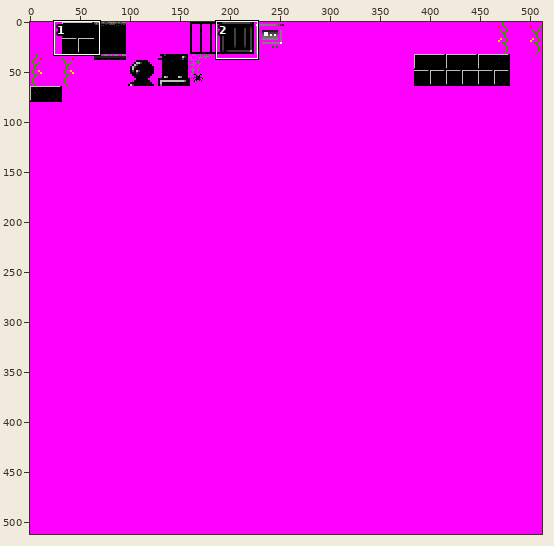
Sprite sheet: media/image/tiles_bloom.png. The picture above shows the old version from afar; the outline marks the close-up.
Close-up. As it was:
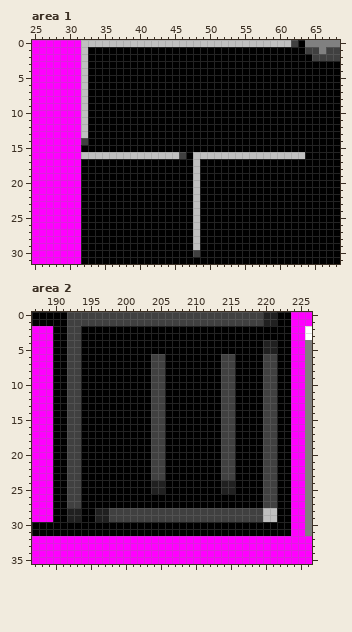
The file is 512x512 pixels. Shown: area 1: x 25..68, y 0..31; area 2: x 187..226, y 0..35.
Once edited:
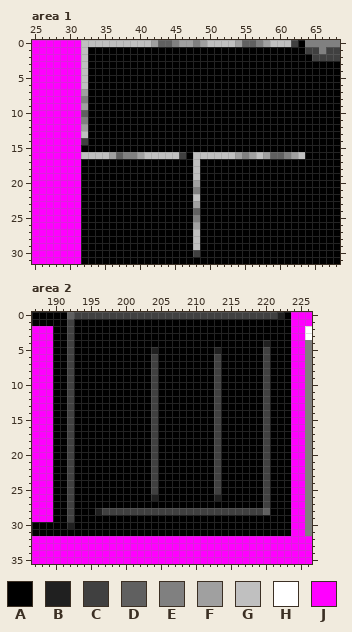
Palette (. is transparent): A #000000  B #202020  C #404040  D #606060  E #808080  F #a0a0a0  G #c0c0c0  H #ffffff  J #ff00ff
Difference:
Area 1:
y 0: x 42..49 GGGGGGGG -> FDDEFFEF; x 54..58 GGGGG -> FDDEF
y 7: x 32 G -> F
y 8: x 32 G -> E
y 9: x 32 G -> F
y 10: x 32 G -> D
y 11: x 32 G -> E
y 12: x 32 G -> F
y 16: x 36..40 GGGGG -> FDEEF; x 54..56 GGG -> FEF; x 58..62 GGGGG -> FDDEF
y 20: x 48 G -> F
y 21: x 48 G -> E
y 23: x 48 G -> F
y 24: x 48 G -> D
y 25: x 48 G -> E
y 26: x 48 G -> F
Area 2:
y 0: x 192 C -> D; x 220..222 BBA -> CCB
y 1: x 193..221 CCCCCCCCCCCCCCCCCCCCCCCCCCCBB -> AAAAAAAAAAAAAAAAAAAAAAAAAAAAA
y 2..3: x 193 C -> A
y 4: x 193 C -> A; x 221 B -> A
y 5: x 193 C -> A; x 204 A -> B; x 213 A -> B; x 220..221 BB -> CA
y 6..23: x 193 C -> A; x 205 C -> A; x 213..215 ACC -> CAA; x 221 C -> A
y 24..25: x 193 C -> A; x 204..205 BB -> CA; x 213..215 ABB -> CAA; x 221 C -> A
y 26: x 193 C -> A; x 204 A -> B; x 213 A -> B; x 221 C -> A
y 27: x 193 C -> A; x 221 C -> A
y 28: x 192..193 BB -> CA; x 197 B -> C; x 220..221 GG -> DA
y 29: x 192..193 BB -> CA; x 196..221 BBCCCCCCCCCCCCCCCCCCCCCCGG -> AAAAAAAAAAAAAAAAAAAAAAAAAA
y 30: x 192 A -> B
Changed places in both close-ups, as pixel boxes (x1, y1, x2, y2):
changed: (151, 40, 270, 47)
changed: (81, 89, 144, 159)
changed: (235, 152, 298, 159)
changed: (193, 180, 200, 229)
changed: (67, 312, 284, 529)
